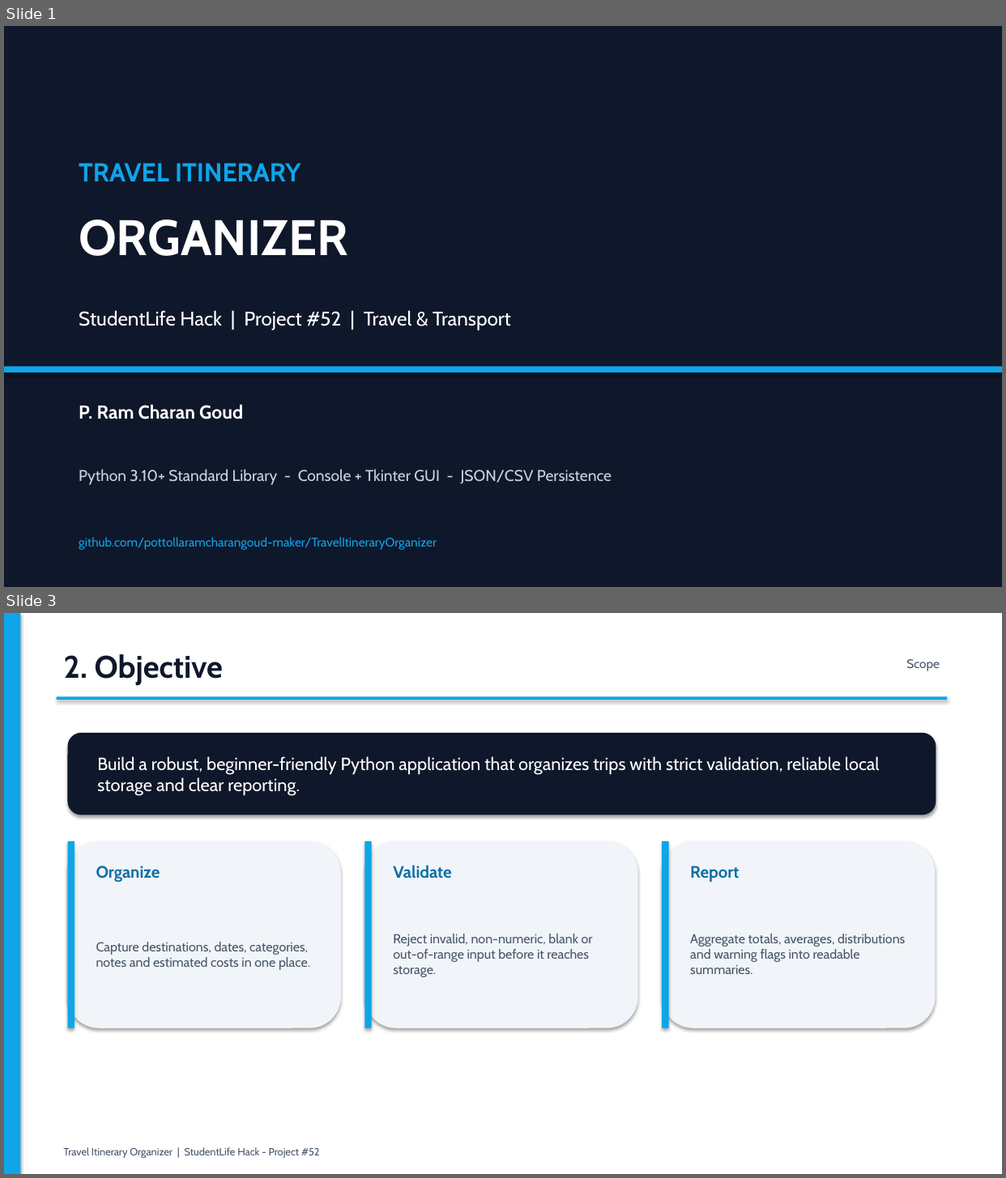
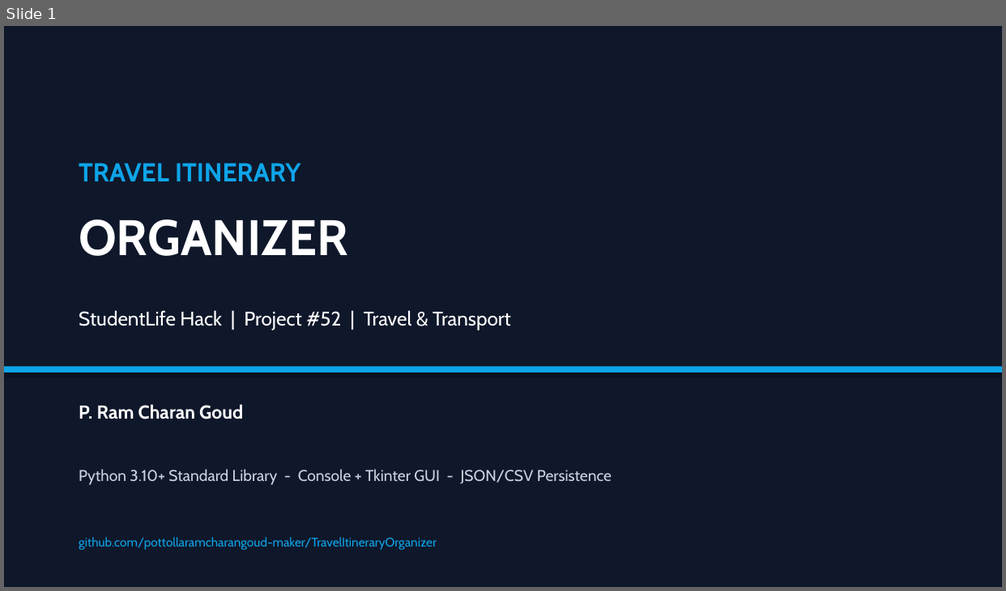
Before and after one commit to pottollaramcharangoud-maker/TravelItineraryOrganizer, a slide deck: TravelItineraryOrganizer_Presentation.pptx. Shown one above the other, each under a label of ours: slides 1 and 3 before the commit, slide 1 after it; the slides between them are not shown. The pictures are 1006x1178 and 1006x591 pixels, drawn with LibreOffice and Linux fonts; fonts in the diff are those of the drawing. Boxes give left, top, right and bottom in pixels: in the first picture for what was removed or moved away, otherwise in the second. Text is boxed around its words. In the diff, an @@ line names an element or a change of style, - is before the commit and + after.

```diff
--- a/TravelItineraryOrganizer_Presentation.pptx
+++ b/TravelItineraryOrganizer_Presentation.pptx
@@ slide 3 removed at [4, 613, 1002, 1174], background #FFFFFF @@
@@ rectangle removed at [4, 613, 1002, 1174] @@
@@ rectangle removed at [4, 613, 20, 1174] @@
@@ text removed at [64, 654, 223, 685] @@
-2. Objective
@@ text removed at [906, 659, 940, 671] @@
-Scope
@@ rectangle removed at [57, 697, 948, 700] @@
@@ rounded rectangle removed at [68, 733, 936, 815] @@
@@ text removed at [97, 756, 880, 796] @@
-Build a robust, beginner-friendly Python application that organizes trips with strict validation, reliable local storage and clear reporting.
@@ rounded rectangle removed at [68, 841, 341, 1029] @@
@@ rectangle removed at [68, 841, 74, 1029] @@
@@ rounded rectangle removed at [364, 841, 638, 1029] @@
@@ rectangle removed at [364, 841, 372, 1029] @@
@@ rounded rectangle removed at [662, 841, 936, 1029] @@
@@ rectangle removed at [662, 841, 669, 1029] @@
@@ text removed at [96, 866, 160, 882] @@
-Organize
@@ text removed at [393, 865, 451, 879] @@
-Validate
@@ text removed at [690, 866, 739, 882] @@
-Report
@@ text removed at [96, 942, 310, 970] @@
-Capture destinations, dates, categories, notes and estimated costs in one place.
@@ text removed at [393, 934, 593, 977] @@
-Reject invalid, non-numeric, blank or out-of-range input before it reaches storage.
@@ text removed at [690, 934, 905, 974] @@
-Aggregate totals, averages, distributions and warning flags into readable summaries.
@@ text removed at [64, 1148, 320, 1158] @@
-Travel Itinerary Organizer | StudentLife Hack - Project #52
```
Also in this commit, not shown: 7 slides changed, 1 slide added, 2 other slides removed, 1 other file.
